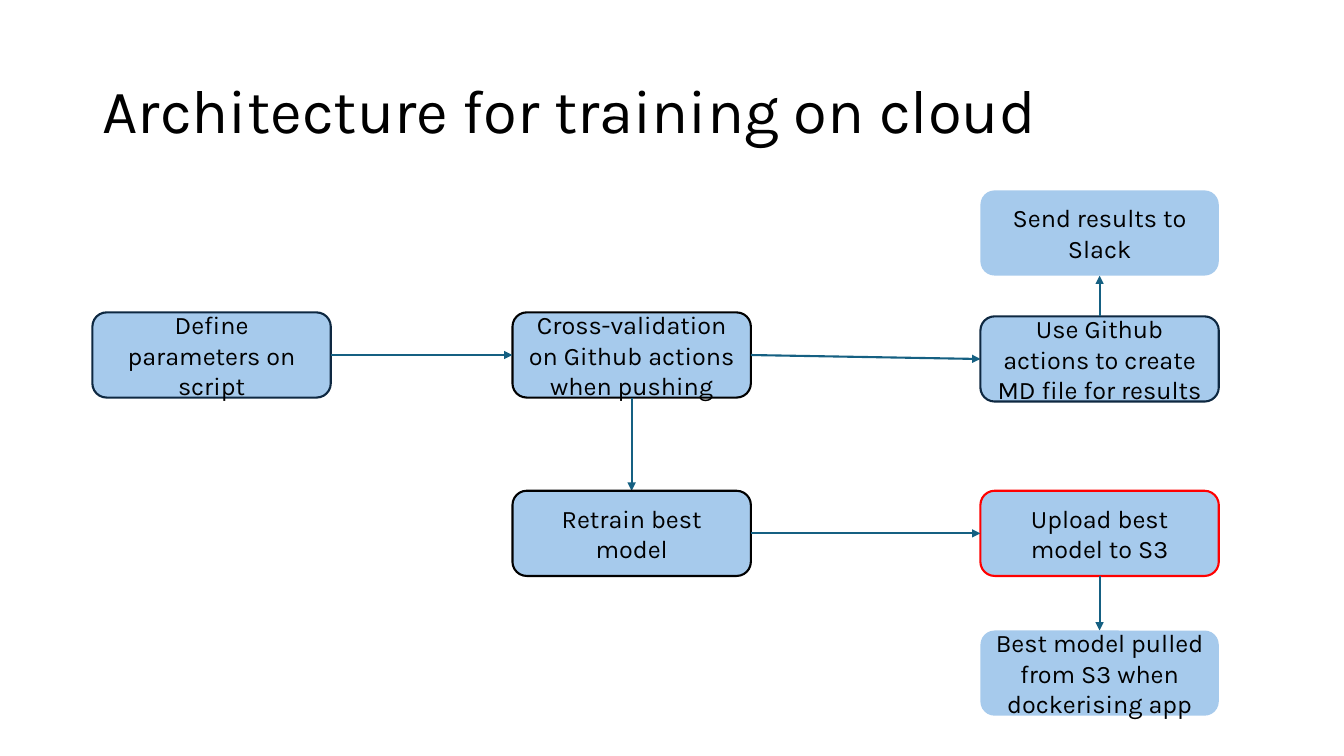
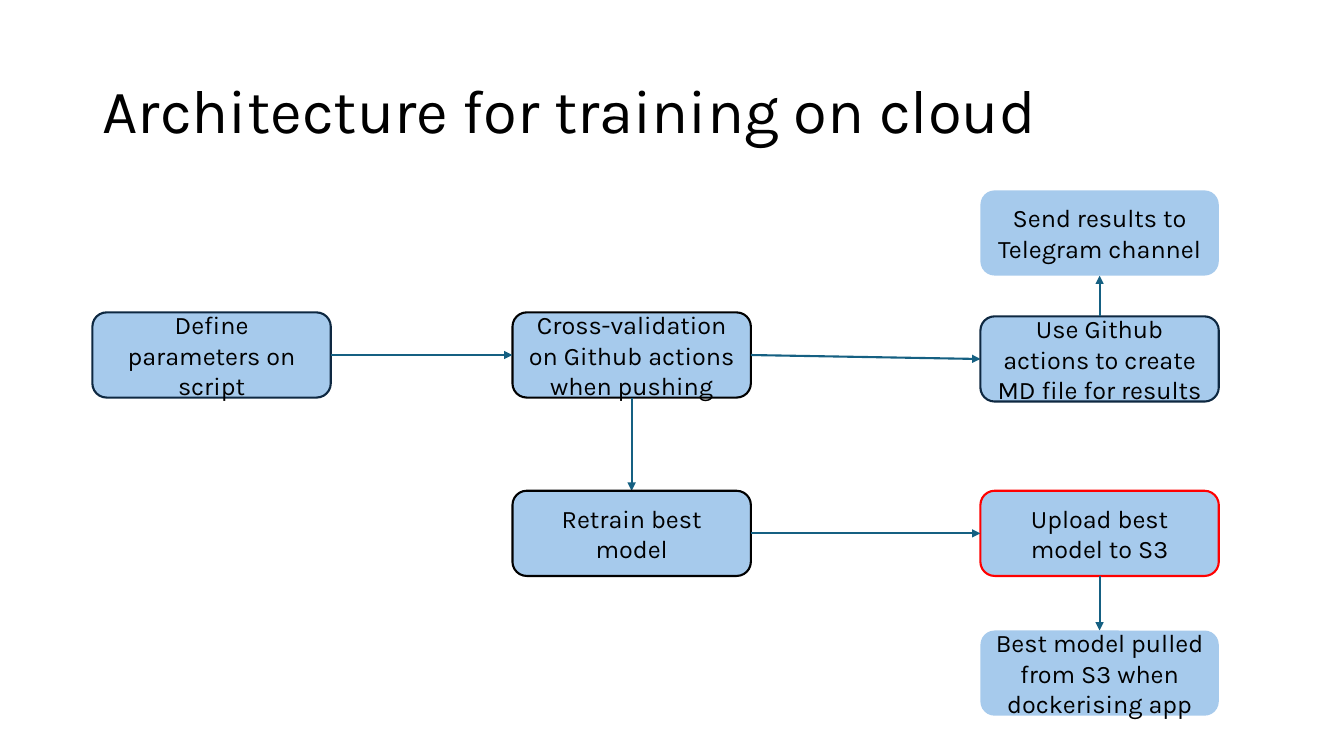
Before and after one commit to ziyu-toh/hdb-resale-prediction, a slide deck: slide 5 of docs/Architecture Overview.pptx. Drawn at 1344x756 pixels with LibreOffice and Linux fonts; fonts in the diff are those of the drawing. Boxes give left, top, right and bottom in pixels: in the first picture for what was removed or moved away, otherwise in the second. Text is boxed around its words. In the diff, an @@ line names an element or a change of style, - is before the commit and + after.

Commit message:
changed train-test set to be split on last month basis

```diff
--- a/docs/Architecture Overview.pptx
+++ b/docs/Architecture Overview.pptx
@@ text in rounded rectangle at [998,209,1200,264]: text changed @@
-Send results to Slack
+Send results to Telegram channel
```
Also in this commit, not shown: 4 other slides changed, 2 slides added, 1 other file.
